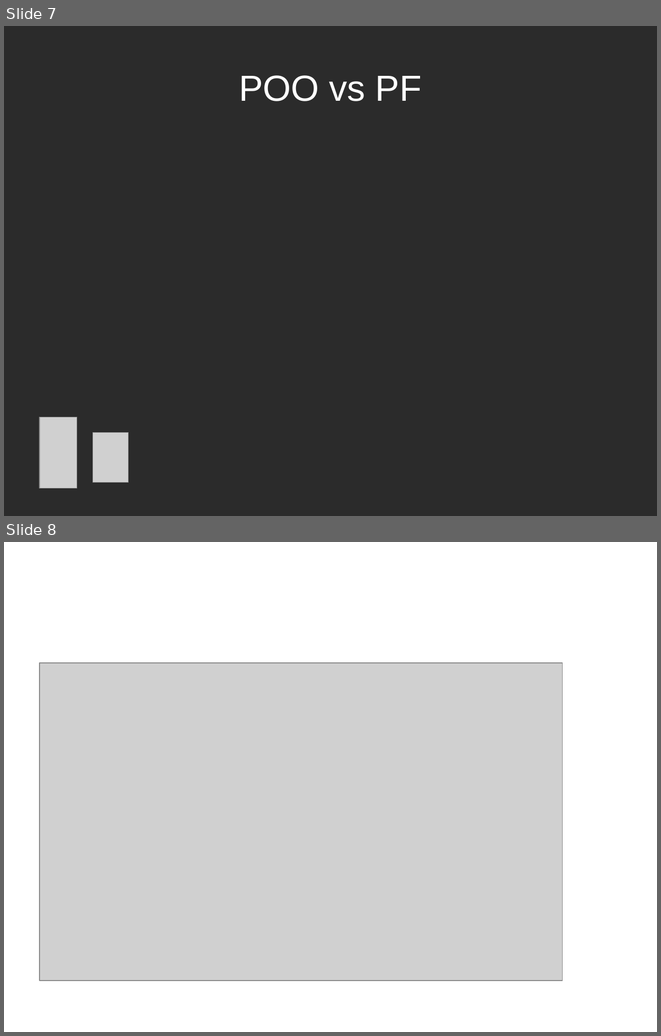
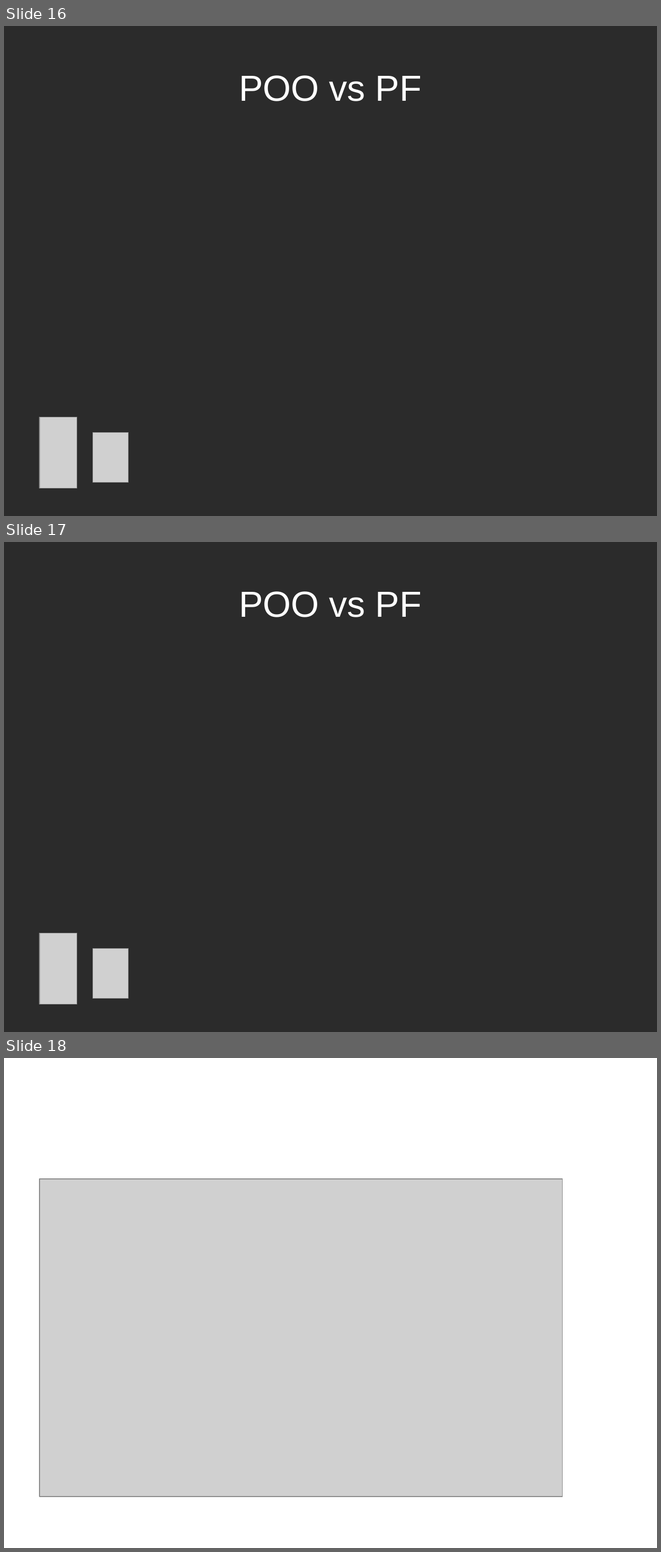
Before and after one commit to yracnet/java-fp, a slide deck: java-fp.odp. Shown one above the other, each under a label of ours: slides 7 and 8 before the commit, slides 16, 17 and 18 after it. The pictures are 661x1036 and 661x1552 pixels, drawn with LibreOffice and Linux fonts; fonts in the diff are those of the drawing; grey boxes stand for pictures; background and template pictures are left out; a plain dark background stands for a picture behind light text. Boxes give left, top, right and bottom in pixels: in the first picture for what was removed or moved away, otherwise in the second. Text is boxed around its words. In the diff, an @@ line names an element or a change of style, - is before the commit and + after.

```diff
--- a/java-fp.odp
+++ b/java-fp.odp
@@ slide 17 added at <box>4,542,657,1032</box>, background picture (left out) @@
@@ title added at <box>239,591,422,617</box>, 44 pt, text #FFFFFF @@
+POO vs PF
@@ picture added at <box>40,933,77,1004</box> @@
@@ picture added at <box>93,949,129,998</box> @@
@@ what was slide 7 is now slide 16 @@
@@ what was slide 8 is now slide 18 @@
```
Also in this commit, not shown: 4 slides changed, 10 other slides added, 1 slide removed, 1 other file.
